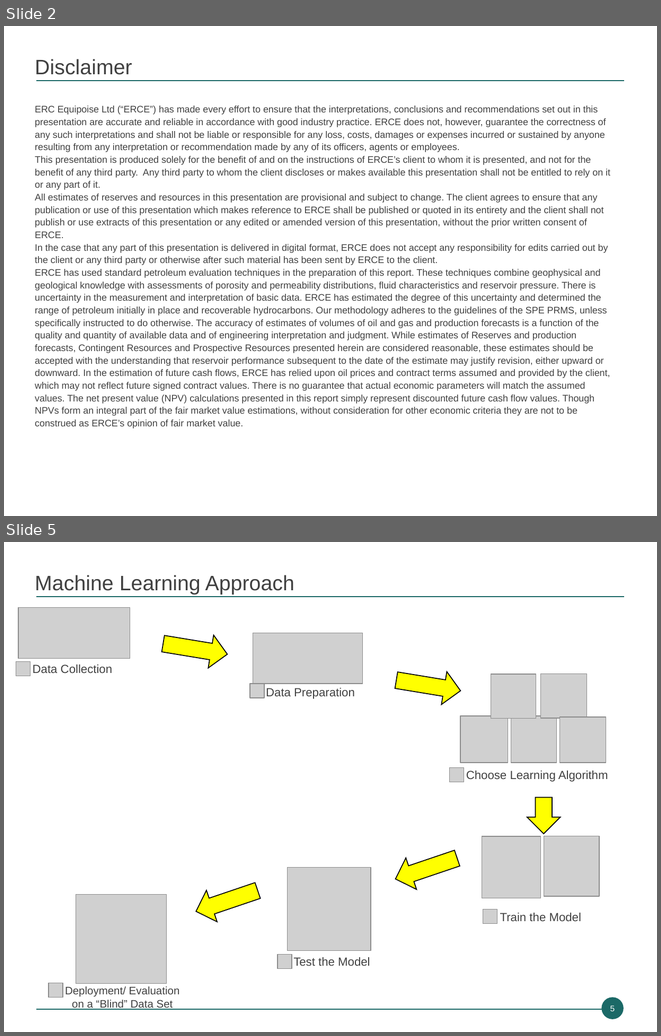
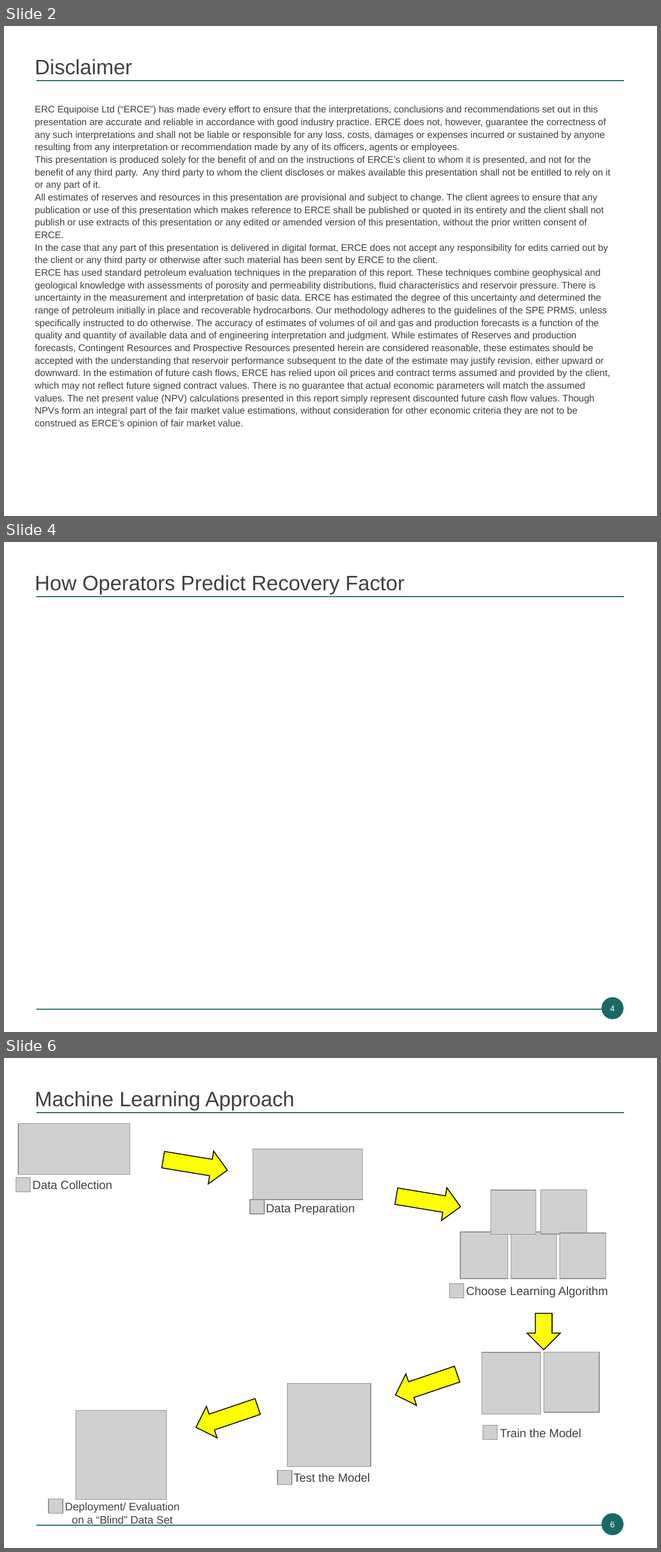
Before and after one commit to munishkumar-gh/munishkumar-gh.github.io, a slide deck: SPE_Paper/Prediction of Recovery Factor using Machine Learning Methods.pptx. Shown one above the other, each under a label of ours: slides 2 and 5 before the commit, slides 2, 4 and 6 after it; the slides between them are not shown. The pictures are 661x1036 and 661x1552 pixels, drawn with LibreOffice and Linux fonts; fonts in the diff are those of the drawing; grey boxes stand for pictures; background and template pictures are left out. Boxes give left, top, right and bottom in pixels: in the first picture for what was removed or moved away, otherwise in the second. Text is boxed around its words. In the diff, an @@ line names an element or a change of style, - is before the commit and + after.

```diff
--- a/SPE_Paper/Prediction of Recovery Factor using Machine Learning Methods.pptx
+++ b/SPE_Paper/Prediction of Recovery Factor using Machine Learning Methods.pptx
@@ slide 4 added at box(4, 542, 657, 1032), background #FFFFFF; not listed: 2 template elements that a slide beside it also shows @@
@@ title added at box(35, 575, 405, 594), 23 pt, text #404040 @@
+How Operators Predict Recovery Factor
@@ page number added at box(601, 997, 624, 1020), fill #1B6967, 9 pt, text #FFFFFF @@
+4
@@ what was slide 5 is now slide 6 @@
@@ page number at box(610, 1521, 615, 1527): text changed @@
-5
+6
```
Also in this commit, not shown: 12 slides changed, 4 other slides added, 2 slides removed, 11 other files.
